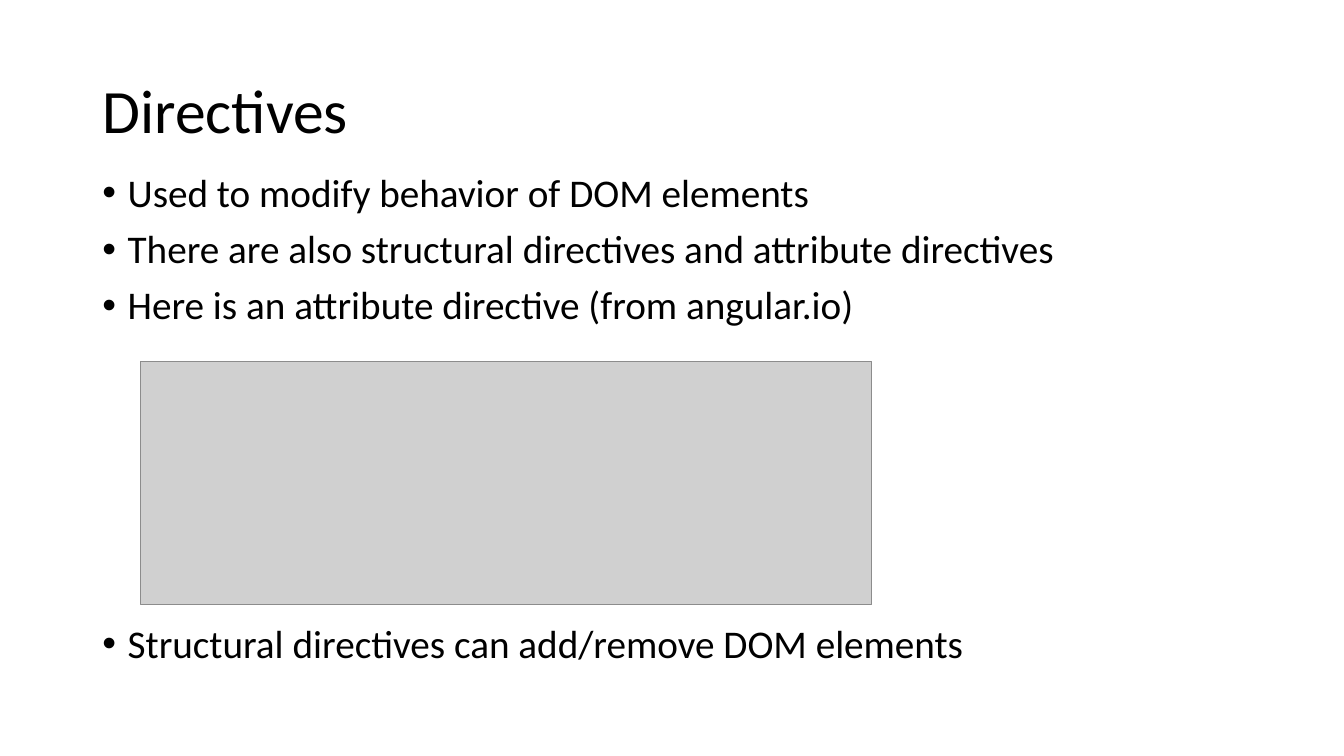
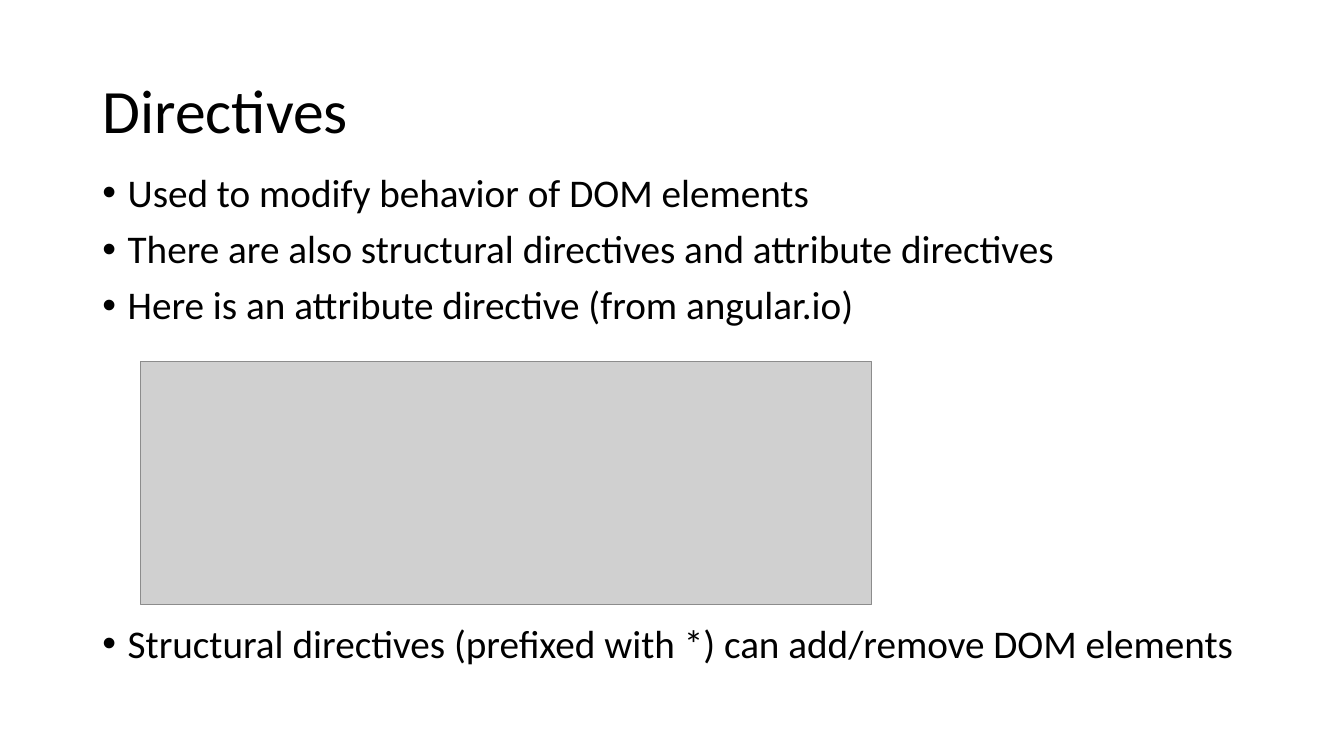
Before and after one commit to schneidenbach/Angular2-AspNetCore-TypeScript-Workshop, a slide deck: slide 6 of slides/2 - Intro to Angular 2.pptx. Drawn at 1344x756 pixels with LibreOffice and Linux fonts; fonts in the diff are those of the drawing; grey boxes stand for pictures. Boxes give left, top, right and bottom in pixels: in the first picture for what was removed or moved away, otherwise in the second. Text is boxed around its words. In the diff, an @@ line names an element or a change of style, - is before the commit and + after.

```diff
--- a/slides/2 - Intro to Angular 2.pptx
+++ b/slides/2 - Intro to Angular 2.pptx
@@ text at [128, 629, 1233, 665]: text changed @@
-• Structural directives can add/remove DOM elements
+• Structural directives (prefixed with *) can add/remove DOM elements
```
Also in this commit, not shown: 4 other slides changed, 2 slides added, 3 slides removed, 26 other files.
